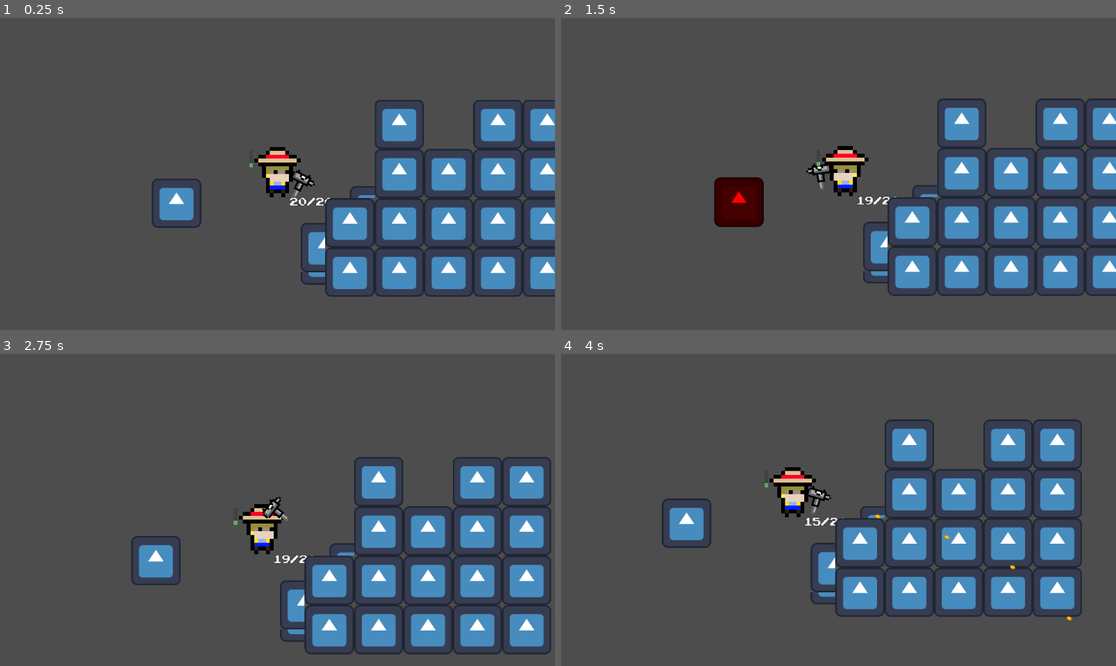
Above: before the commit, frames 1-4 (two rows, left to right).
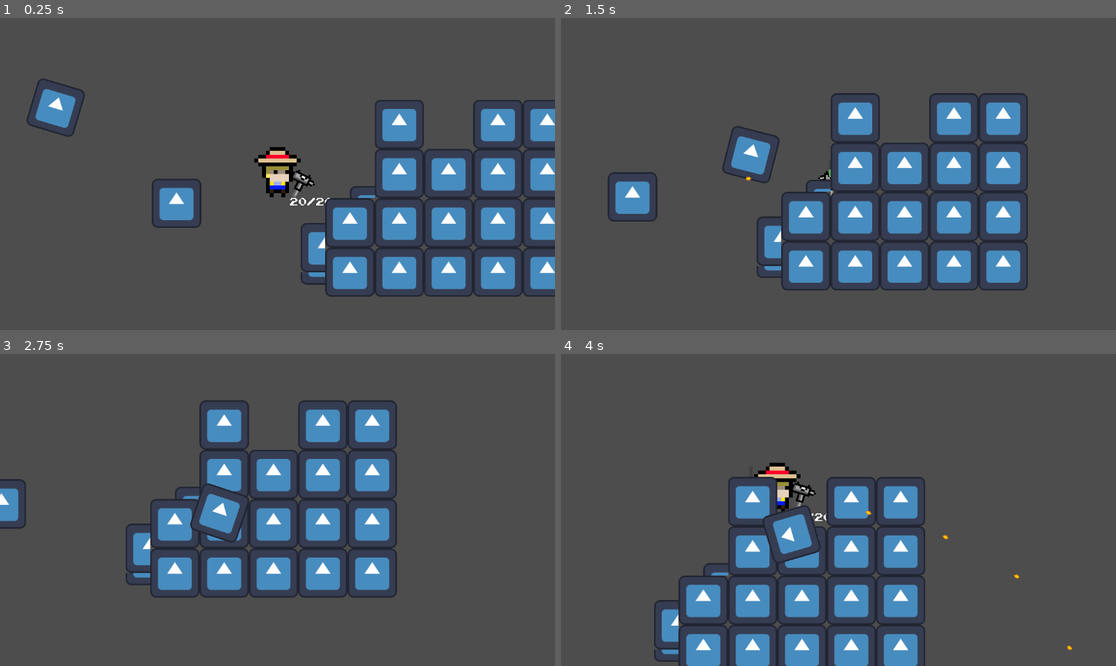
Above: after the commit, the same moments.

Repository: Shmath64/Guerrilla-Gardener
Game: Godot game, scene res://Scenes/world.tscn
Two runs of this game, one before a commit and one after it. Both use one fixed random seed, a clock stepped at 60 frames per second and the inputs below. The engine's default icon, where the game draws it, is replaced by a stand-in: a white triangle on a blue panel in a dark square.
Inputs (mouse positions are in pixels of both pictures, inside the frame that each line leads up to):
- Up to frame 1 (0.25 s): no input
- Up to frame 2 (1.5 s): move the mouse to (960, 158) at 0.52 s; hold Right (ui_right) 0.53-1.28 s; tap Shift (sprint) at 0.6 s; move the mouse to (727, 189) at 1.27 s; hold Down (ui_down) from 1.28 s (still down); click (727, 189) at 1.35 s
- Up to frame 3 (2.75 s): tap Shift (sprint) at 1.55, 2.1 s; move the mouse to (333, 441) at 2.02 s; release Down (ui_down) at 2.03 s; hold Right (ui_right) from 2.03 s (still down)
- Up to frame 4 (4 s): move the mouse to (810, 572) at 2.77 s; release Right (ui_right) at 2.78 s; hold Up (ui_up) 2.78-3.53 s; tap Shift (sprint) at 2.85, 3.8 s; move the mouse to (1005, 556) at 3.52 s; press the mouse at (1005, 556) at 3.53 s; hold Left (ui_left) from 3.53 s (still down)

The runs differ from the first frame. In frame 1, 0.8% of the frame differs, in the area x 4-46%, y 19-48%; in frame 2, 24%; in frame 3, 27%; in frame 4, 27%, in the area x 16-94%, y 20-100%.
Error before the commit: Invalid type in function 'set_velocity' in base 'CharacterBody2D (player.gd)'. Cannot convert argument 1 from float to Vector2. (res://Scripts/player.gd:47)

Commit message:
Added Evan's "Enemy" Scene and finished Sprint mechanic

Diff:
--- a/Scenes/Target.tscn
+++ b/Scenes/Target.tscn
@@ -1,7 +1,7 @@
-[gd_scene load_steps=4 format=3 uid="uid://b6y1emi03hyjc"]
+[gd_scene load_steps=4 format=3 uid="uid://1vsfreqshnha"]
 
-[ext_resource type="Script" path="res://Scenes/Target.gd" id="1_guly7"]
 [ext_resource type="Texture2D" uid="uid://b7gcstvlto2tc" path="res://icon.svg" id="1_gyw4f"]
+[ext_resource type="Script" path="res://Scripts/Target.gd" id="1_ws81v"]
 
 [sub_resource type="RectangleShape2D" id="RectangleShape2D_mp8bi"]
 size = Vector2(100, 108)
@@ -9,7 +9,7 @@
 [node name="Target" type="StaticBody2D"]
 collision_layer = 6
 collision_mask = 0
-script = ExtResource("1_guly7")
+script = ExtResource("1_ws81v")
 
 [node name="Sprite2D" type="Sprite2D" parent="."]
 texture = ExtResource("1_gyw4f")
--- /dev/null
+++ b/Scenes/enemy.gd
@@ -0,0 +1,16 @@
+extends PhysicsBody2D
+var velocity = Vector2()
+var DeathIndex = 2
+func _physics_process(_delta):
+	var Player = get_parent().get_node("Player")
+
+	position += (Player.position - position) / 50
+	look_at(Player.position)
+
+	move_and_collide(velocity)
+func _on_Area2D_body_entered(body):
+	if "Bullet" in body.name:
+		DeathIndex -= 1
+
+	if DeathIndex == 0:
+		queue_free()
--- /dev/null
+++ b/Scenes/enemy.tscn
@@ -0,0 +1,27 @@
+[gd_scene load_steps=5 format=3 uid="uid://c2brk7x4hjnn8"]
+
+[ext_resource type="Script" path="res://Scenes/enemy.gd" id="1_21rr6"]
+[ext_resource type="Texture2D" uid="uid://b7gcstvlto2tc" path="res://icon.svg" id="2_mli02"]
+
+[sub_resource type="RectangleShape2D" id="RectangleShape2D_yvpqj"]
+size = Vector2(13, 13)
+
+[sub_resource type="CircleShape2D" id="CircleShape2D_4lv2t"]
+radius = 48.0104
+
+[node name="Enemy" type="CharacterBody2D"]
+script = ExtResource("1_21rr6")
+
+[node name="Sprite2D" type="Sprite2D" parent="."]
+position = Vector2(1.90735e-06, 0)
+texture = ExtResource("2_mli02")
+
+[node name="CollisionShape2D" type="CollisionShape2D" parent="."]
+scale = Vector2(10, 10)
+shape = SubResource("RectangleShape2D_yvpqj")
+
+[node name="PlayerDetectionZone" type="Area2D" parent="." groups=["player"]]
+
+[node name="CollisionShape2D" type="CollisionShape2D" parent="PlayerDetectionZone"]
+scale = Vector2(10, 10)
+shape = SubResource("CircleShape2D_4lv2t")
--- a/Scenes/player.tscn
+++ b/Scenes/player.tscn
@@ -87,7 +87,7 @@
 label_settings = SubResource("LabelSettings_ect3w")
 horizontal_alignment = 1
 
-[node name="ProgressBar" type="ProgressBar" parent="."]
+[node name="SprintProgressBar" type="ProgressBar" parent="."]
 offset_left = -73.0
 offset_top = -17.0
 offset_right = -29.0
@@ -98,3 +98,5 @@
 show_percentage = false
 
 [node name="SprintTimer" type="Timer" parent="."]
+
+[connection signal="timeout" from="SprintTimer" to="." method="_on_sprint_timer_timeout"]
--- a/Scenes/world.tscn
+++ b/Scenes/world.tscn
@@ -1,8 +1,9 @@
-[gd_scene load_steps=6 format=3 uid="uid://drab12mk4av51"]
+[gd_scene load_steps=7 format=3 uid="uid://drab12mk4av51"]
 
 [ext_resource type="PackedScene" uid="uid://dkoxtfu80nj8n" path="res://Scenes/player.tscn" id="1_a7yib"]
 [ext_resource type="Texture2D" uid="uid://b7gcstvlto2tc" path="res://icon.svg" id="2_nbcgm"]
-[ext_resource type="PackedScene" uid="uid://b6y1emi03hyjc" path="res://Scenes/Target.tscn" id="3_sab2r"]
+[ext_resource type="PackedScene" uid="uid://c2brk7x4hjnn8" path="res://Scenes/enemy.tscn" id="3_j3pxl"]
+[ext_resource type="PackedScene" uid="uid://1vsfreqshnha" path="res://Scenes/Target.tscn" id="3_sab2r"]
 
 [sub_resource type="TileSetAtlasSource" id="TileSetAtlasSource_sllyi"]
 texture = ExtResource("2_nbcgm")
@@ -40,3 +41,6 @@
 
 [node name="Target" parent="." instance=ExtResource("3_sab2r")]
 position = Vector2(-322, -51)
+
+[node name="Enemy" parent="." instance=ExtResource("3_j3pxl")]
+position = Vector2(-839, -360)
--- a/Scripts/player.gd
+++ b/Scripts/player.gd
@@ -18,15 +18,18 @@
 var reload_time : float = 2
 var reload_time_left : float = 0
 
-var sprint_multiplier = 6
-var sprint_time = 2
+var sprint_multiplier = 4
+var sprint_time = 0.25
 var sprint_time_left : float = 0
 var sprinting = false
 var sprint_direction = Vector2.ZERO
+var sprint_cooldown = 1.5
+var sprint_cooldown_left : float = 0
 
 func _ready():
 	$Camera2D.position_smoothing_speed = camera_smooth_speed
 	ammo_left = max_ammo
+	$SprintProgressBar.max_value = sprint_cooldown
 
 func point_gun():
 	direction_facing = get_angle_to(get_global_mouse_position())
@@ -38,15 +41,21 @@
 func get_movement_input():
 	move_input.x = Input.get_axis("ui_left", "ui_right") #Each return a value from -1 to 1
 	move_input.y = Input.get_axis("ui_up", "ui_down")
-	if move_input.length() > 1:  move_input = move_input.normalized() #makes it a unit vector (the if is in case we use analog inputs)
-	if Input.is_action_just_pressed("sprint") and move_input != Vector2.ZERO:
-		sprint_direction = move_input.length()
+	if move_input.length() > 1:  move_input = move_input.normalized() #makes it a unit vector (the if is in case we use analog inputs and the move_input vector.length() < 1)
+	if Input.is_action_just_pressed("sprint") and move_input != Vector2.ZERO and sprint_cooldown_left <= 0:
+		sprint_direction = move_input.normalized()
 		if sprint_time_left <= 0:
 			sprinting = true
+			$SprintTimer.start(sprint_time)
+			sprint_cooldown_left = sprint_cooldown
 	if sprinting:
 		set_velocity(sprint_direction*sprint_multiplier*speed)
 	else:
 		set_velocity(move_input*speed)
+
+	$SprintProgressBar.value = sprint_cooldown_left
+	$SprintProgressBar.visible = sprint_cooldown_left > 0
+
 
 func fire():
 	ammo_left -= 1
@@ -85,9 +94,15 @@
 	if Input.is_action_just_pressed("reload"):
 		reload()
 
+	sprint_cooldown_left = max(sprint_cooldown_left - delta, 0)
+
 func reload():
 	reloading = true
 	reload_time_left = reload_time
 
 func update_ammo_count_label():
 	$AmmoCountLabel.text = "{0}/{1}".format([str(ammo_left), str(max_ammo)])
+
+
+func _on_sprint_timer_timeout():
+	sprinting = false
Renamed: Scenes/Target.gd -> Scripts/Target.gd
Not shown, changed: Clips/Clip.avi
